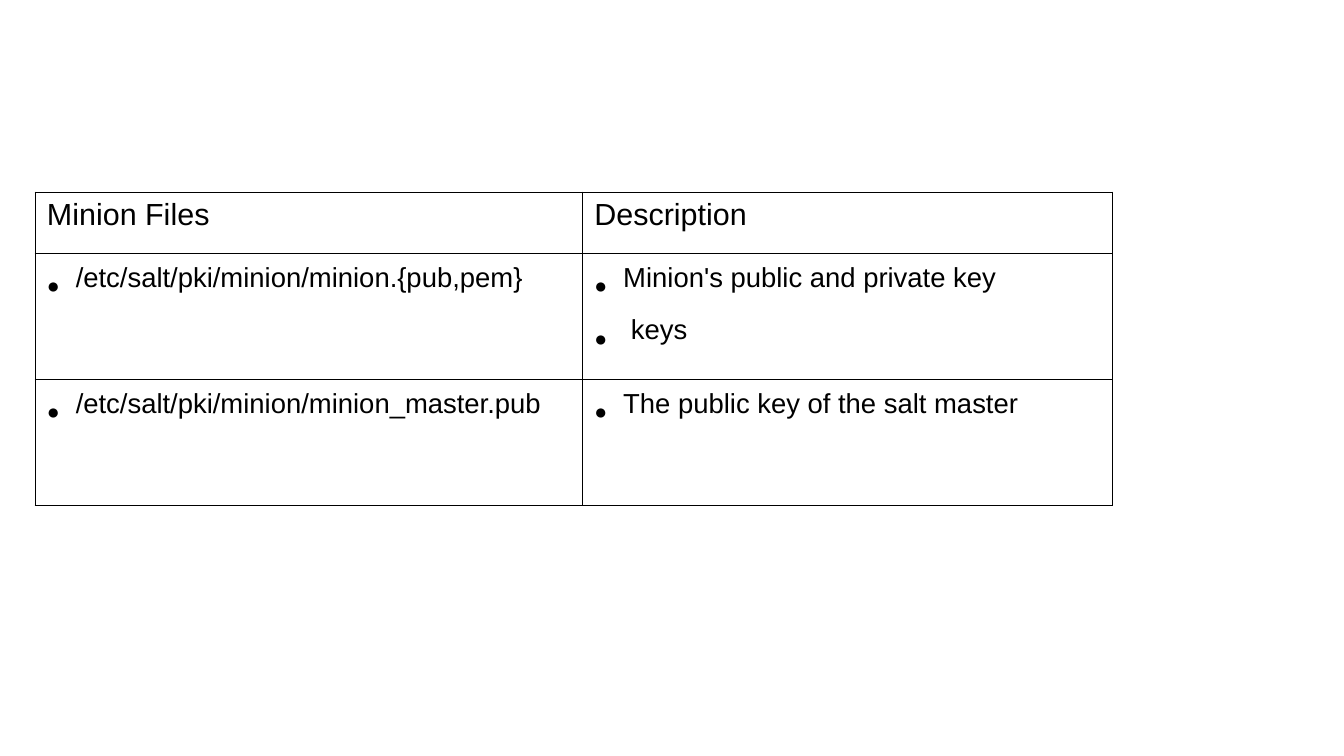
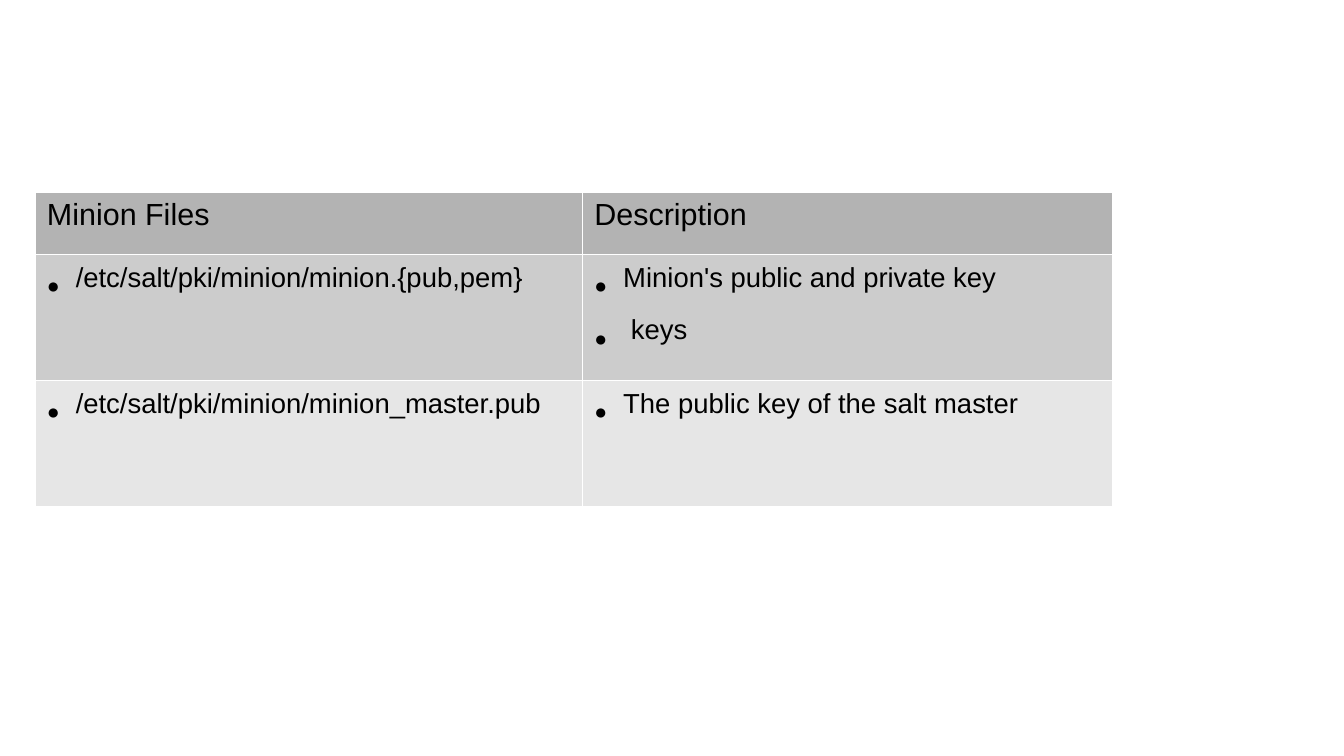
Before and after one commit to redmage123/Introduction-to-Saltstack, a slide deck: slide 45 of docs/Introduction-to-saltstack.odp. Drawn at 1344x756 pixels with LibreOffice and Linux fonts; fonts in the diff are those of the drawing; background and template pictures are left out. Boxes give left, top, right and bottom in pixels: in the first picture for what was removed or moved away, otherwise in the second. Text is boxed around its words. In the diff, an @@ line names an element or a change of style, - is before the commit and + after.

```diff
--- a/docs/Introduction-to-saltstack.odp
+++ b/docs/Introduction-to-saltstack.odp
@@ table at (35,193,1113,490) @@
@@ fill none to #B3B3B3 in row 1 @@
@@ fill none to #CCCCCC in row 2 @@
@@ fill none to #E6E6E6 in row 3 @@
@@ borders changed @@
```
Also in this commit, not shown: 6 other slides changed, 30 slides added, 1 other file.
